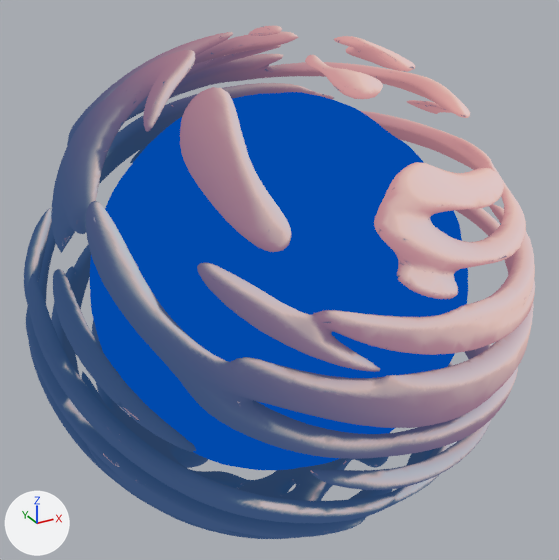
Before and after pictures for a commit that changed the glTF model public/planet/scene.gltf.
Before and after are seen from a camera (50 mm lens) standing at (-1.22, -2.234, 1.122) and looking at (0.004, -0.008, 0.009). Every picture has the same lights, and +X, +Y and +Z are marked at lower left. Where no turn or scale is listed for an object, it has been applied to the vertices.
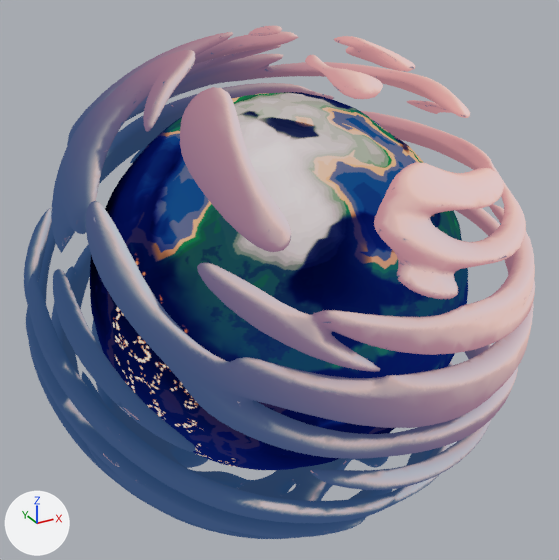
Boxes [x1, y1, x2, y2] around the edits, measured in the pictures (559 x 560 px):
'Object_6', surface changed
    both: [90, 92, 468, 470]

What changed in the scene script:
```text
Add img_v_png:
    img_v_png = load_image('V.png', 'textures/V.png', 1024, 1024, 'sRGB')
Change mat_planet:
    where n5 = _N.new('ShaderNodeTexImage'); n5.name = 'Image Texture'
    n5.image: img_planet_basecolor_png -> img_v_png
```
